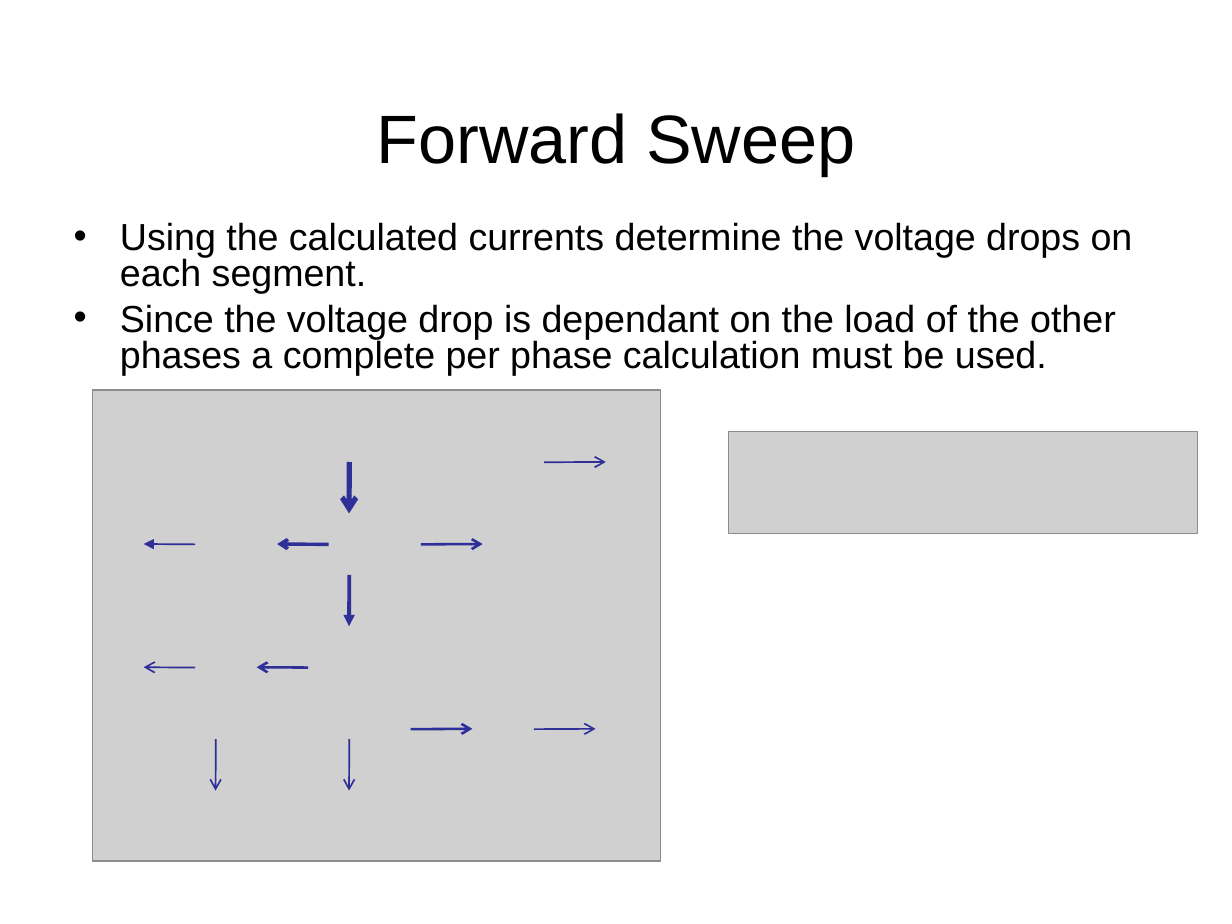
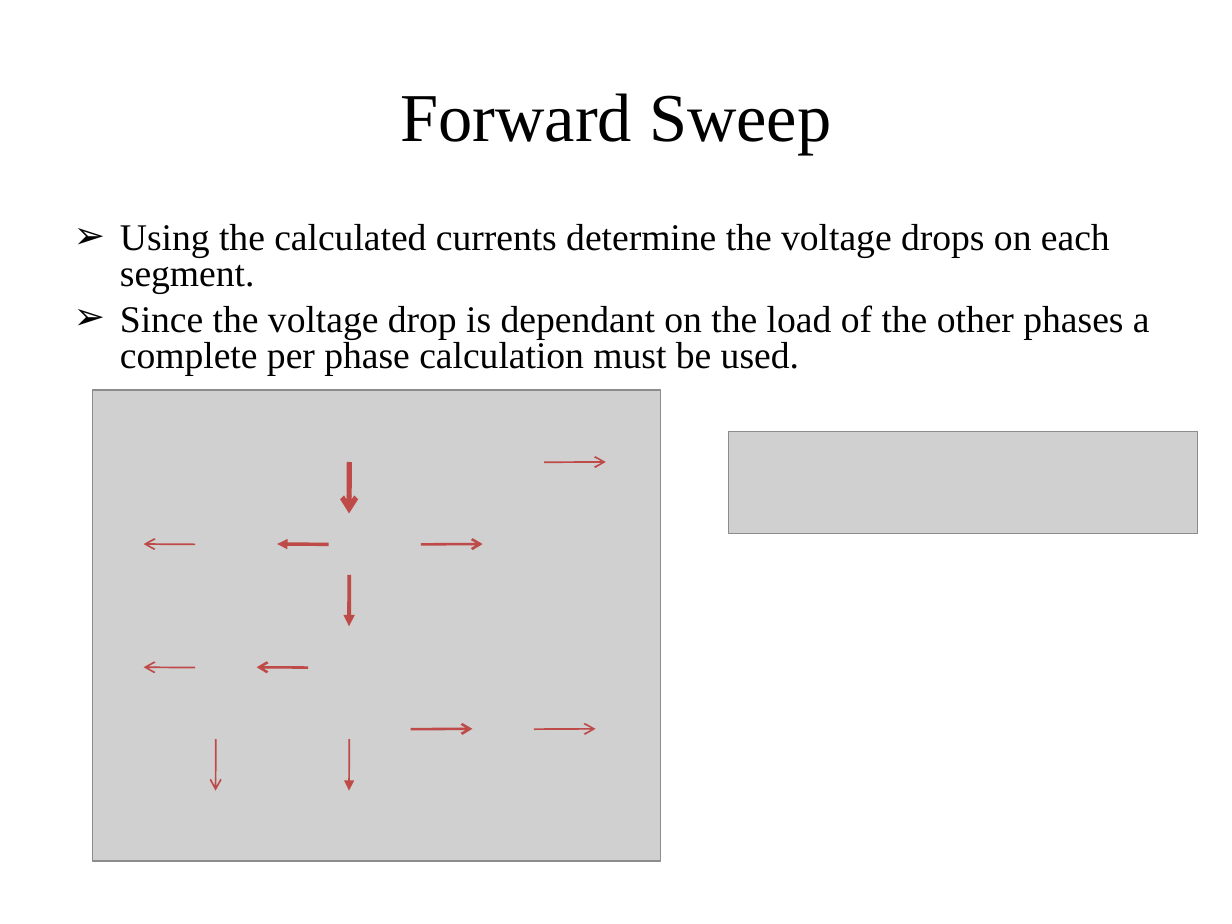
Before and after one commit to gridlab-d/course, a slide deck: slide 40 of FourDayCourse/4.1 - Powerflow Module.ppt (slide 16 before the commit). Drawn at 1232x924 pixels with LibreOffice and Linux fonts; fonts in the diff are those of the drawing; grey boxes stand for pictures; background and template pictures are left out. Boxes give left, top, right and bottom in pixels: in the first picture for what was removed or moved away, otherwise in the second. Text is boxed around its words. In the diff, an @@ line names an element or a change of style, - is before the commit and + after.

```diff
--- a/FourDayCourse/4.1 - Powerflow Module.ppt
+++ b/FourDayCourse/4.1 - Powerflow Module.ppt
@@ title "Forward Sweep": place and size @@
-title "Forward Sweep" at [377, 113, 855, 176]
+title "Forward Sweep" at [400, 93, 831, 154]
@@ title "Forward Sweep" at [400, 93, 831, 154]: font Arial to Times New Roman @@
@@ text "Using the calculated currents determine ..." at [120, 224, 1150, 376]: font Arial to Times New Roman; bullet • to ➢ @@
@@ arrow (350, 462) - (349, 514): stroke #2F2F98 3 pt to #BE4B48 3 pt @@
@@ arrow (545, 462) - (606, 462): stroke #2F2F98 0.99 pt to #BE4B48 0.99 pt @@
@@ arrow (195, 545) - (144, 545): stroke #2F2F98 0.99 pt to #BE4B48 0.99 pt; arrowheads changed @@
@@ arrow (329, 545) - (277, 545): stroke #2F2F98 2.01 pt to #BE4B48 2.01 pt; arrowheads changed @@
@@ arrow (421, 545) - (483, 545): stroke #2F2F98 1.5 pt to #BE4B48 1.5 pt @@
@@ arrow (350, 575) - (349, 626): stroke #2F2F98 2.24 pt to #BE4B48 2.24 pt @@
@@ arrow (195, 668) - (144, 668): stroke #2F2F98 0.99 pt to #BE4B48 0.99 pt @@
@@ arrow (308, 668) - (256, 668): stroke #2F2F98 1.5 pt to #BE4B48 1.5 pt @@
@@ arrow (216, 739) - (216, 791): stroke #2F2F98 0.99 pt to #BE4B48 0.99 pt @@
@@ arrow (350, 739) - (349, 791): stroke #2F2F98 0.99 pt to #BE4B48 0.99 pt; arrowheads changed @@
@@ arrow (410, 729) - (472, 729): stroke #2F2F98 1.5 pt to #BE4B48 1.5 pt @@
@@ arrow (533, 729) - (595, 729): stroke #2F2F98 0.99 pt to #BE4B48 0.99 pt @@
```
Also in this commit, not shown: 62 other slides changed, 17 slides added, 9 slides removed.
